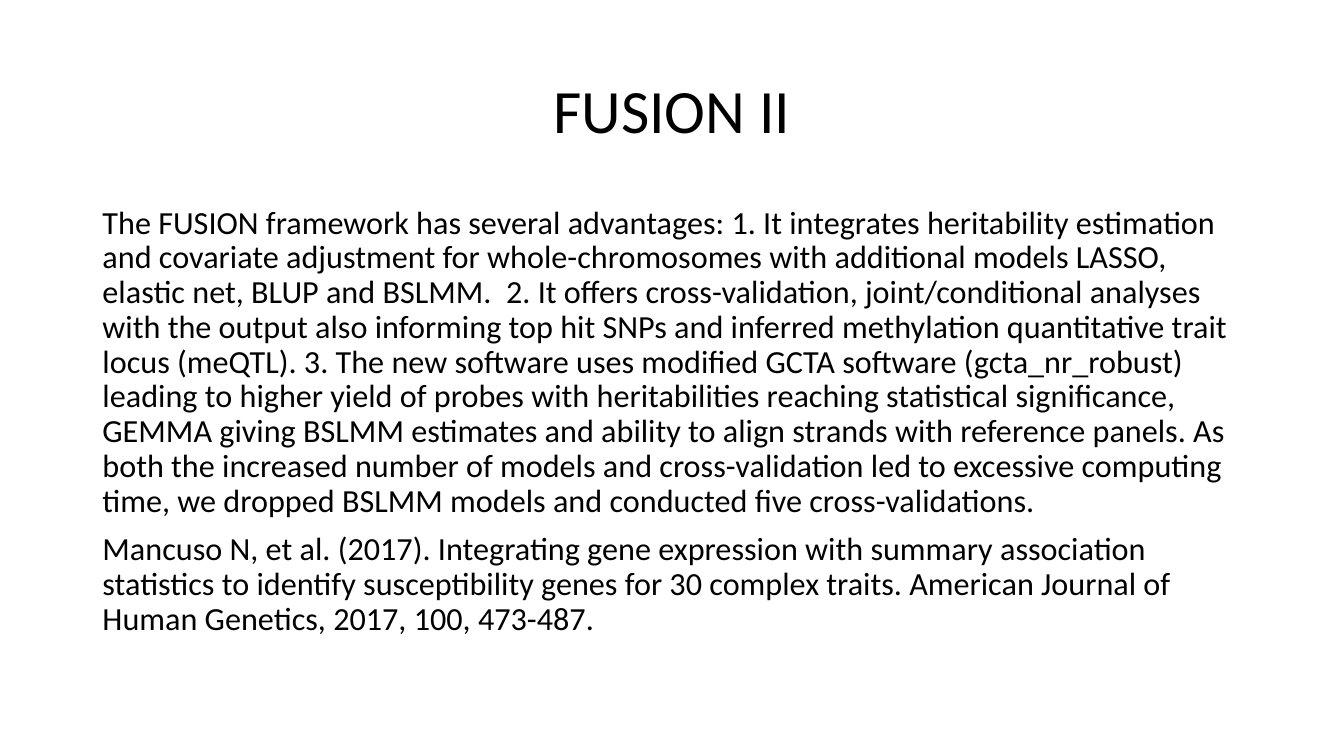
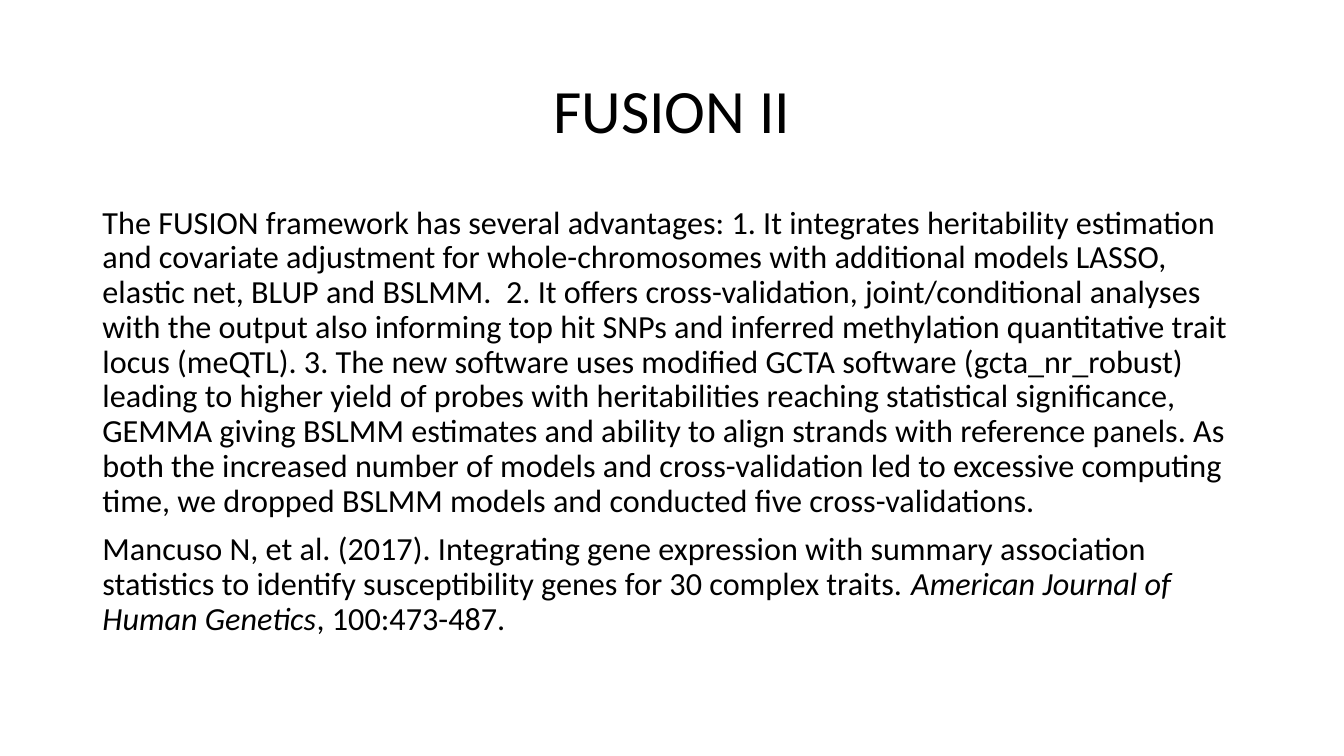
Before and after one commit to jinghuazhao/EWAS-fusion, a slide deck: slide 4 of README.pptx. Drawn at 1344x756 pixels with LibreOffice and Linux fonts; fonts in the diff are those of the drawing. Boxes give left, top, right and bottom in pixels: in the first picture for what was removed or moved away, otherwise in the second. Text is boxed around its words. In the diff, an @@ line names an element or a change of style, - is before the commit and + after.

```diff
--- a/README.pptx
+++ b/README.pptx
@@ text at (102, 536, 1171, 634): text changed @@
-Mancuso N, et al. (2017). Integrating gene expression with summary association statistics to identify susceptibility genes for 30 complex traits. American Journal of Human Genetics, 2017, 100, 473-487.
+Mancuso N, et al. (2017). Integrating gene expression with summary association statistics to identify susceptibility genes for 30 complex traits. American Journal of Human Genetics, 100:473-487.
```
Also in this commit, not shown: 1 other slide changed.
